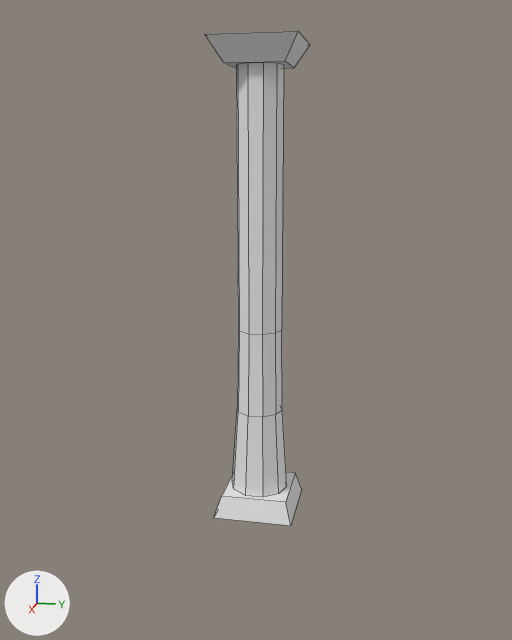
Before and after pictures for a commit that changed the Blender file Defenders/Assets/BlenderFiles/SpawnPillar.blend.
The view is the same before and after, from a 50 mm camera at (61.3, 11.9, 33.5) aimed at (-0.2, -0.4, 18.1). The lights are fixed; the arrows at lower left show +X, +Y and +Z. Mesh edges are drawn as thin lines.
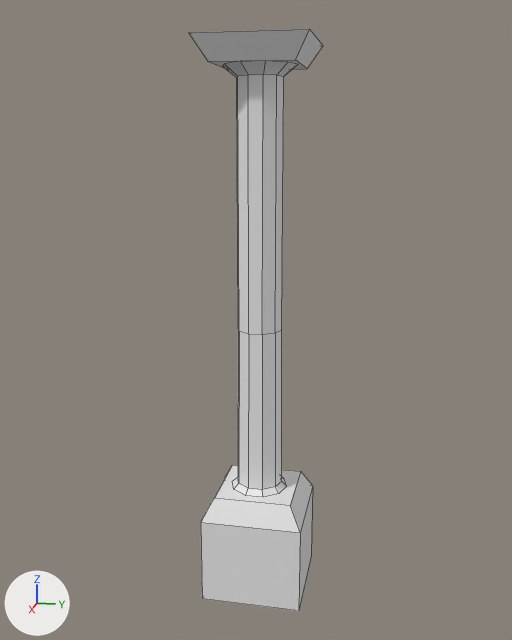
Diff of the bpy script that builds the scene:
```diff
--- a/Defenders/Assets/BlenderFiles/SpawnPillar.blend.py
+++ b/Defenders/Assets/BlenderFiles/SpawnPillar.blend.py
@@ me_cylinder @@
 # used by ob_cylinder; location = (0.0, 0.0, 0.0)
-me_cylinder.from_pydata(...)  # 40 vertices, 32 faces; spans x -2.5..2.5, y -2.7..2.7, z 2.0..40.0
+me_cylinder.from_pydata(...)  # 50 vertices, 42 faces; spans x -3.1..3.1, y -3.2..3.2, z 2.0..40.0
+# me_cylinder part 1
+# 10 faces are deleted
+# 10 vertices in x -2.0..2.0, y -2.2..2.2, z 9.7 move by (0.0, 0.0, -7.2)
+# 10 vertices move from x -1.9..1.9, y -2.0..2.0, z 40.0 to x -3.1..3.1, y -3.2..3.2, z 40.0
+# 10 new vertices lie (0.0, 0.0, 21.8) away from vertices in x -1.9..1.9, y -2.0..2.0, z 17.3
+# 20 new faces join them
@@ me_cube_002 @@
 # used by ob_cube; location = (0.0, 0.0, 1.0)
-me_cube_002.from_pydata(...)  # 8 vertices, 6 faces; spans x -3.6..3.6, y -3.6..3.6, z -1.0..1.0
+me_cube_002.from_pydata(...)  # 12 vertices, 10 faces; spans x -4.6..4.6, y -4.6..4.6, z -9.0..1.0
+# me_cube_002 part 2: the whole mesh is rebuilt
@@ me_cube_003 @@
 me_cube_003.from_pydata(...)  # 8 vertices, 6 faces; spans x -3.7..3.7, y -3.7..3.7, z -1.0..1.0
 # used by ob_cube_001; location = (0.0, 0.0, 41.0)
-me_cube_003.vertices[0].co = (-2.5, -2.5, -1.0)
-me_cube_003.vertices[1].co = (-3.7, -3.7, 1.0)
-me_cube_003.vertices[2].co = (-2.5, 2.5, -1.0)  # pixel (294, 67)
-me_cube_003.vertices[3].co = (-3.7, 3.7, 1.0)  # pixel (310, 44)
-me_cube_003.vertices[4].co = (2.5, -2.5, -1.0)  # pixel (223, 62)
-me_cube_003.vertices[5].co = (3.7, -3.7, 1.0)  # pixel (204, 34)
-me_cube_003.vertices[6].co = (2.5, 2.5, -1.0)  # pixel (285, 61)
-me_cube_003.vertices[7].co = (3.7, 3.7, 1.0)  # pixel (298, 31)
+# me_cube_003 part 3
+me_cube_003.vertices[0].co = (-3.5, -3.5, -1.0)  # pixel (228, 70)
+me_cube_003.vertices[1].co = (-4.7, -4.7, 1.0)
+me_cube_003.vertices[2].co = (-3.5, 3.5, -1.0)  # pixel (307, 68)
+me_cube_003.vertices[3].co = (-4.7, 4.7, 1.0)  # pixel (323, 45)
+me_cube_003.vertices[4].co = (3.5, -3.5, -1.0)  # pixel (208, 61)
+me_cube_003.vertices[5].co = (4.7, -4.7, 1.0)  # pixel (188, 32)
+me_cube_003.vertices[6].co = (3.5, 3.5, -1.0)  # pixel (295, 59)
+me_cube_003.vertices[7].co = (4.7, 4.7, 1.0)  # pixel (309, 29)
```

Boxes [x1, y1, x2, y2] around the edits, measured in the pictures (512 x 640 px):
'Cylinder', reshaped (36% wider): before [232, 63, 287, 497]; after [223, 61, 298, 497]
'Cube', reshaped (28% wider, 167% taller): before [214, 472, 301, 526]; after [201, 465, 313, 611]
'Cube.001', reshaped (27% wider, 11% taller): before [205, 32, 310, 68]; after [189, 29, 323, 69]
